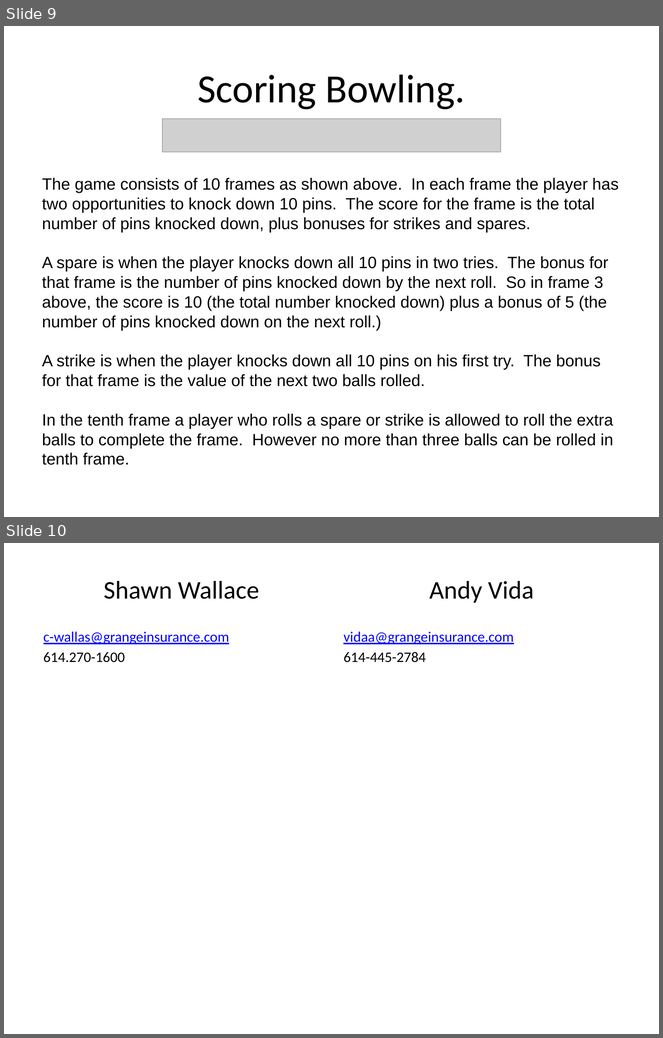
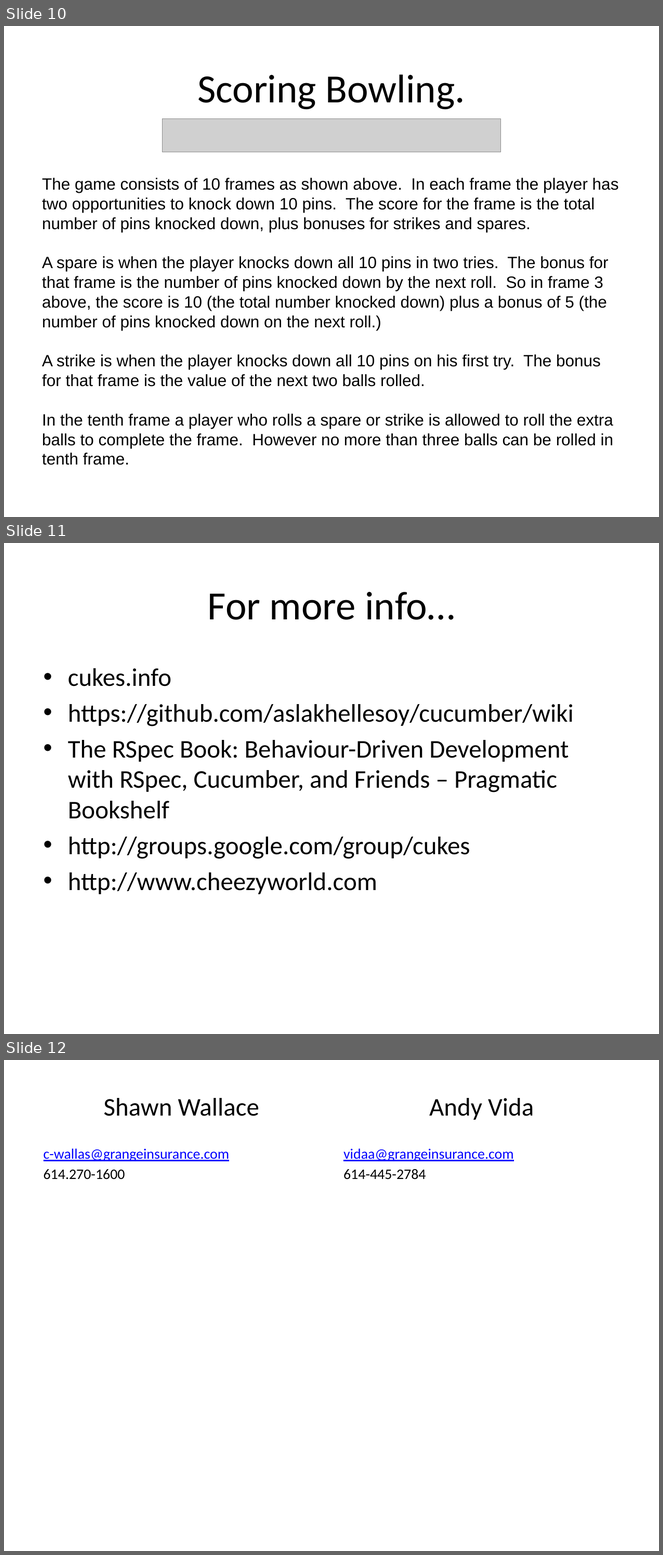
Before and after one commit to shawnewallace/Katas, a slide deck: Presentations/BDD Lunch & Learn.pptx. Shown one above the other, each under a label of ours: slides 9 and 10 before the commit, slides 10, 11 and 12 after it. The pictures are 663x1038 and 663x1555 pixels, drawn with LibreOffice and Linux fonts; fonts in the diff are those of the drawing; grey boxes stand for pictures. Boxes give left, top, right and bottom in pixels: in the first picture for what was removed or moved away, otherwise in the second. Text is boxed around its words. In the diff, an @@ line names an element or a change of style, - is before the commit and + after.

Commit message:
added a couple more cucumber slides

```diff
--- a/Presentations/BDD Lunch & Learn.pptx
+++ b/Presentations/BDD Lunch & Learn.pptx
@@ slide 11 added at [4, 543, 659, 1034], background #FFFFFF @@
@@ title added at [208, 592, 455, 620], 44 pt, text #000000 @@
+For more info…
@@ text added at [68, 668, 574, 895], 28 pt, text #000000 @@
+• cukes.info
+• https://github.com/aslakhellesoy/cucumber/wiki
+• The RSpec Book: Behaviour-Driven Development with RSpec, Cucumber, and Friends – Pragmatic Bookshelf
+• http://groups.google.com/group/cukes
+• http://www.cheezyworld.com
@@ what was slide 9 is now slide 10 @@
@@ what was slide 10 is now slide 12 @@
```
Also in this commit, not shown: 1 other slide added.
